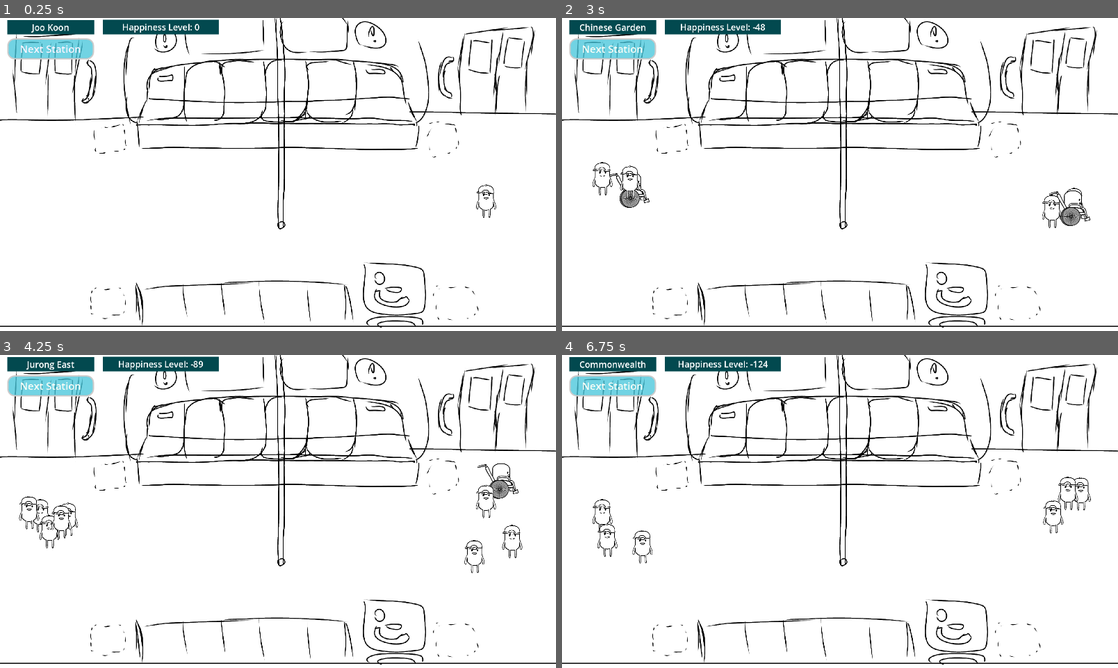
Above: before the commit, frames 1-4 (two rows, left to right).
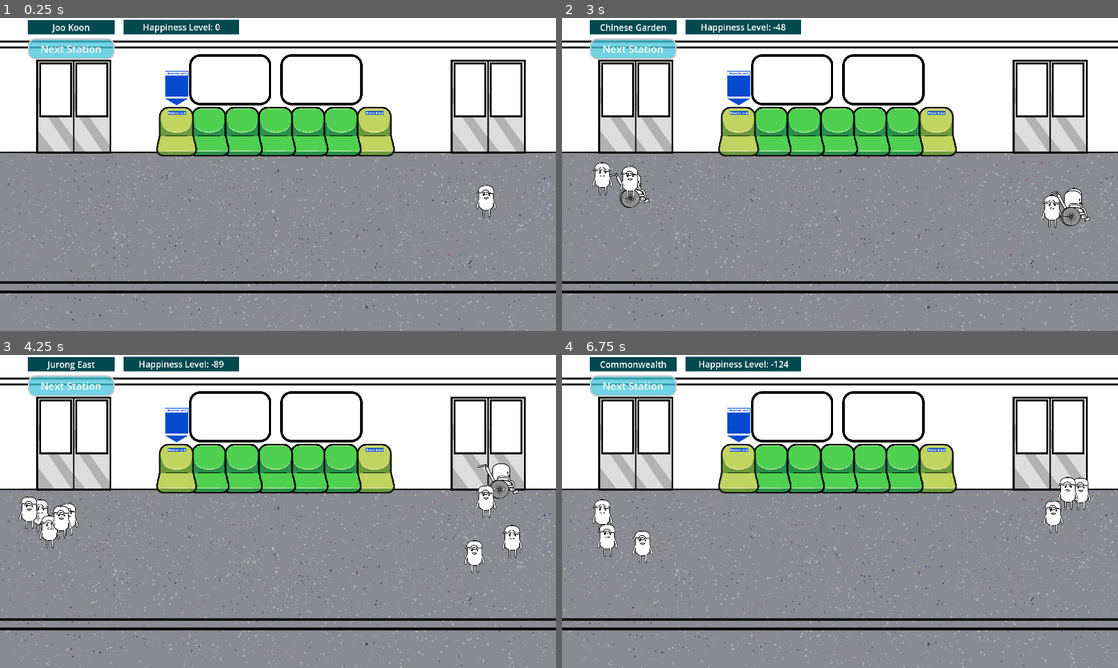
Above: after the commit, the same moments.

Repository: Jagureo/HeritageJam2025
Game: Godot game, scene res://Scenes/game.tscn
Same seed, same stepped clock (60 frames per second), same inputs: the game is played once before the commit and once after it.
Inputs (mouse positions are in pixels of both pictures, inside the frame that each line leads up to):
- Up to frame 1 (0.25 s): no input
- Up to frame 2 (3 s): click "Next Station" at 0.5 s; click "Next Station" at 1.25 s; click "Next Station" at 2 s; tap Enter at 2.75 s; move the mouse to (701, 118) at 2.77 s; click (701, 118) at 2.85 s
- Up to frame 3 (4.25 s): tap Space at 3.5 s; move the mouse to (183, 455) at 3.52 s; tap 0 at 3.6 s
- Up to frame 4 (6.75 s): tap Enter at 4.25, 5.75 s; move the mouse to (795, 455) at 4.27 s; click (795, 455) at 4.35 s; tap Space at 5, 6.5 s; move the mouse to (840, 455) at 5.02 s; tap 0 at 5.1, 6.6 s; move the mouse to (884, 455) at 5.77 s; click (884, 455) at 5.85 s; move the mouse to (934, 455) at 6.52 s

The runs differ from the first frame. In frame 1, 74% of the frame differs, in the area x 0-100%, y 0-100%; in frame 2, 73%; in frame 3, 72%; in frame 4, 73%.

Commit message:
Added artist MRT background

Diff:
--- a/HGJ/Scenes/UI/game_ui.tscn
+++ b/HGJ/Scenes/UI/game_ui.tscn
@@ -70,9 +70,9 @@
 
 [node name="Sign" type="ColorRect" parent="MainScreen"]
 layout_mode = 0
-offset_left = 25.0
+offset_left = 96.0
 offset_top = 7.0
-offset_right = 325.0
+offset_right = 396.0
 offset_bottom = 57.0
 color = Color(0.00784314, 0.286275, 0.309804, 1)
 
@@ -96,9 +96,9 @@
 
 [node name="Sign2" type="ColorRect" parent="MainScreen"]
 layout_mode = 0
-offset_left = 355.0
+offset_left = 426.0
 offset_top = 6.0
-offset_right = 755.0
+offset_right = 826.0
 offset_bottom = 56.0
 color = Color(0.00784314, 0.286275, 0.309804, 1)
 
@@ -125,9 +125,9 @@
 anchors_preset = 2
 anchor_top = 1.0
 anchor_bottom = 1.0
-offset_left = 25.0
+offset_left = 96.0
 offset_top = -1010.0
-offset_right = 325.0
+offset_right = 396.0
 offset_bottom = -937.0
 grow_vertical = 0
 theme_override_colors/font_hover_color = Color(1, 0.968627, 1, 1)
--- a/HGJ/Scenes/game.tscn
+++ b/HGJ/Scenes/game.tscn
@@ -1,7 +1,7 @@
 [gd_scene load_steps=8 format=3 uid="uid://b1o618cdsf1is"]
 
 [ext_resource type="Script" uid="uid://7u8flb2r01xw" path="res://Scripts/Managers/GameManager.gd" id="1_ebmjs"]
-[ext_resource type="Texture2D" uid="uid://dexdjyy6clhwc" path="res://Sprites/scene_sketch.png" id="2_1l0tm"]
+[ext_resource type="Texture2D" uid="uid://bqhc4pbuhi6es" path="res://Sprites/scene_MRT.jpg" id="2_1l0tm"]
 [ext_resource type="PackedScene" uid="uid://5ln5jieeyw4b" path="res://Scenes/UI/game_ui.tscn" id="2_qxrlw"]
 [ext_resource type="PackedScene" uid="uid://cop3bpaxlj8uv" path="res://Scenes/Prefabs/SeatRow_Standard.tscn" id="3_wowpa"]
 [ext_resource type="PackedScene" uid="uid://dyyyip6wqfeht" path="res://Scenes/Prefabs/SeatRow_Wheelchair.tscn" id="4_i6g32"]
Binary file added: HGJ/Sprites/scene_MRT.jpg
Not shown, added: HGJ/Sprites/scene_MRT.jpg.import
